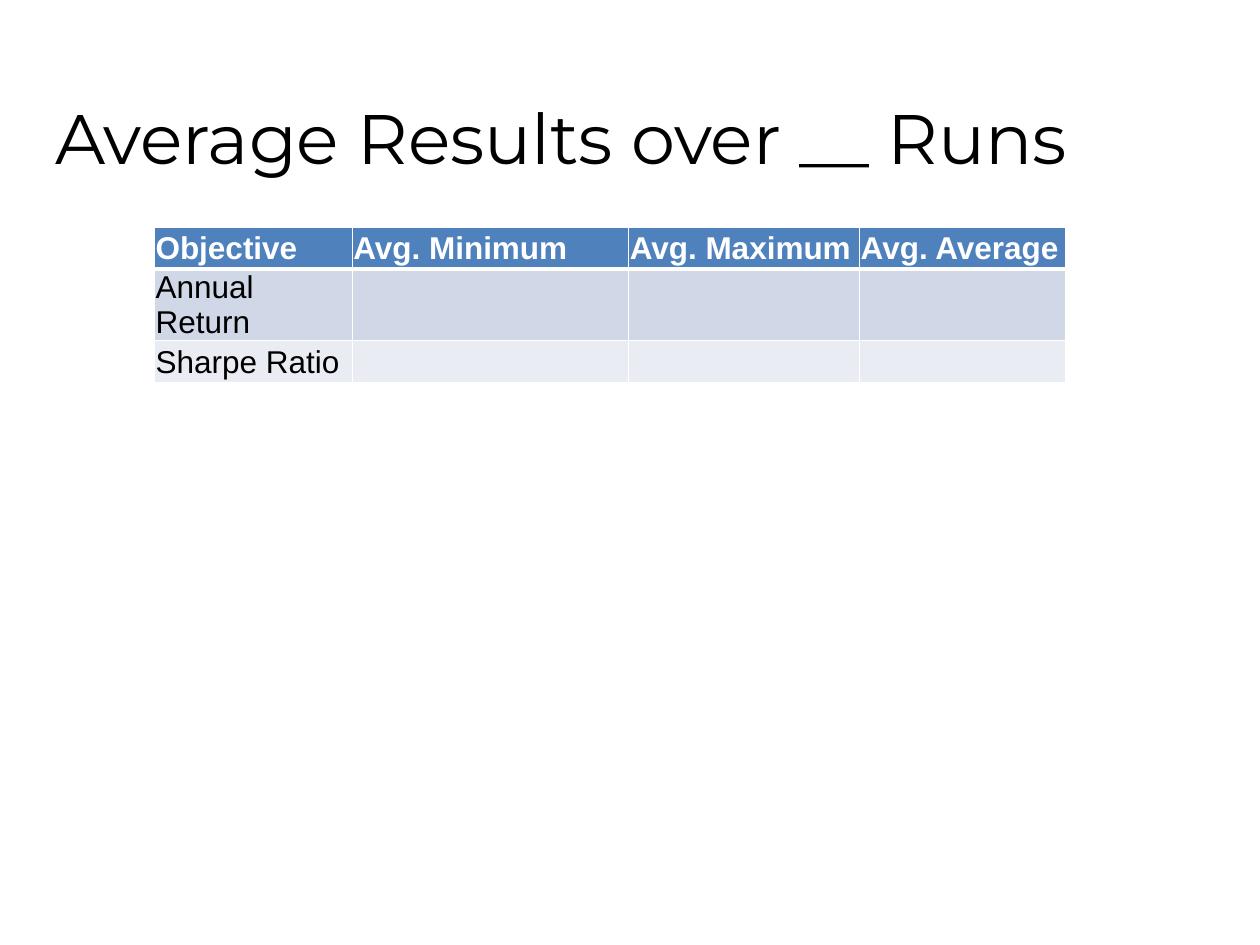
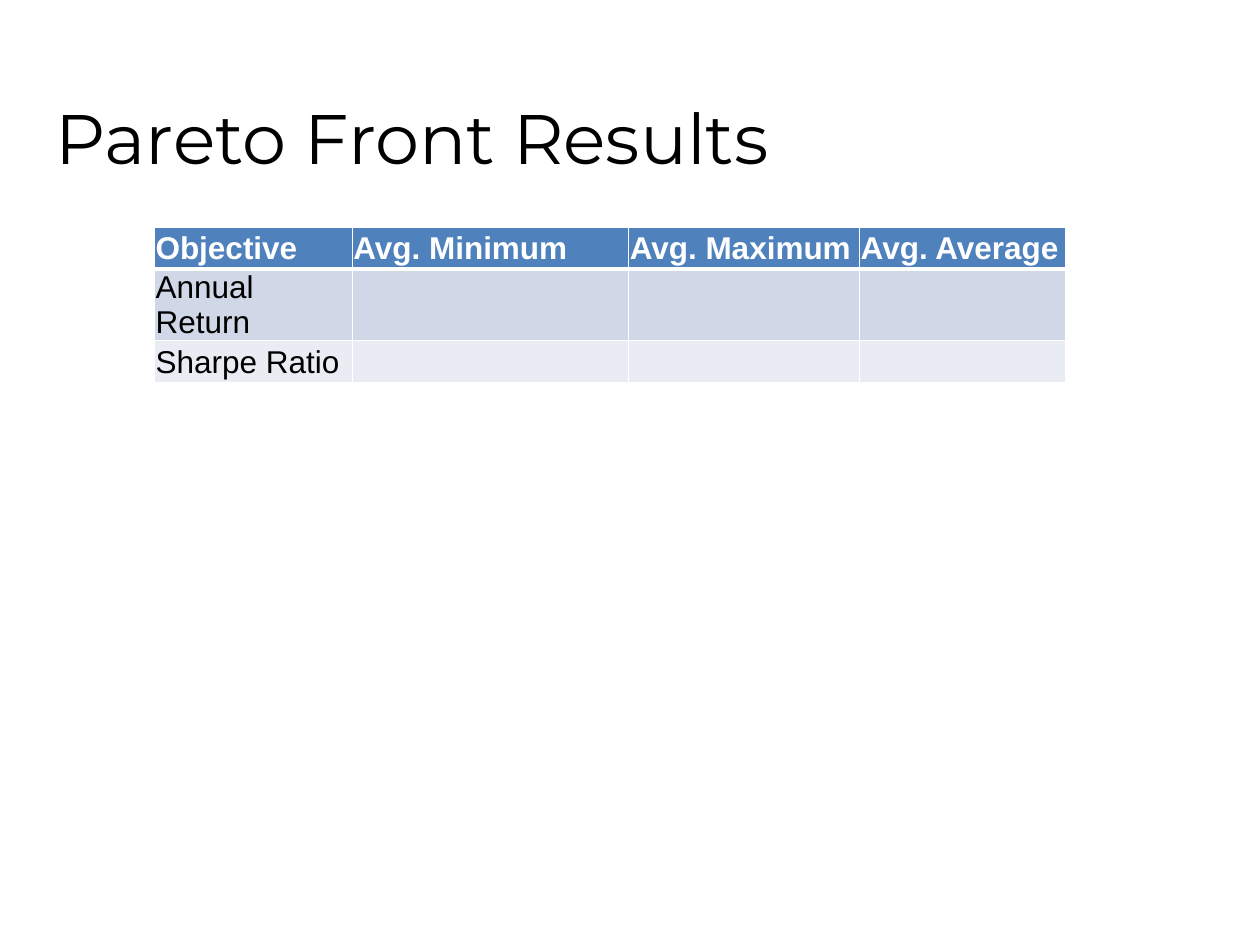
Before and after one commit to fhh23/Evolving-Stock-Market-Indicators-Using-Multi-Objective-Genetic-Algorithms, a slide deck: slide 21 of CSE848_Hormasji_Reiff_PaperPresentation.pptx (slide 18 before the commit). Drawn at 1260x945 pixels with LibreOffice and Linux fonts; fonts in the diff are those of the drawing; background and template pictures are left out. Boxes give left, top, right and bottom in pixels: in the first picture for what was removed or moved away, otherwise in the second. Text is boxed around its words. In the diff, an @@ line names an element or a change of style, - is before the commit and + after.

```diff
--- a/CSE848_Hormasji_Reiff_PaperPresentation.pptx
+++ b/CSE848_Hormasji_Reiff_PaperPresentation.pptx
@@ title at (56, 112, 769, 165): text changed @@
-Average Results over __ Runs
+Pareto Front Results
```
Also in this commit, not shown: 5 other slides changed, 5 slides added.
